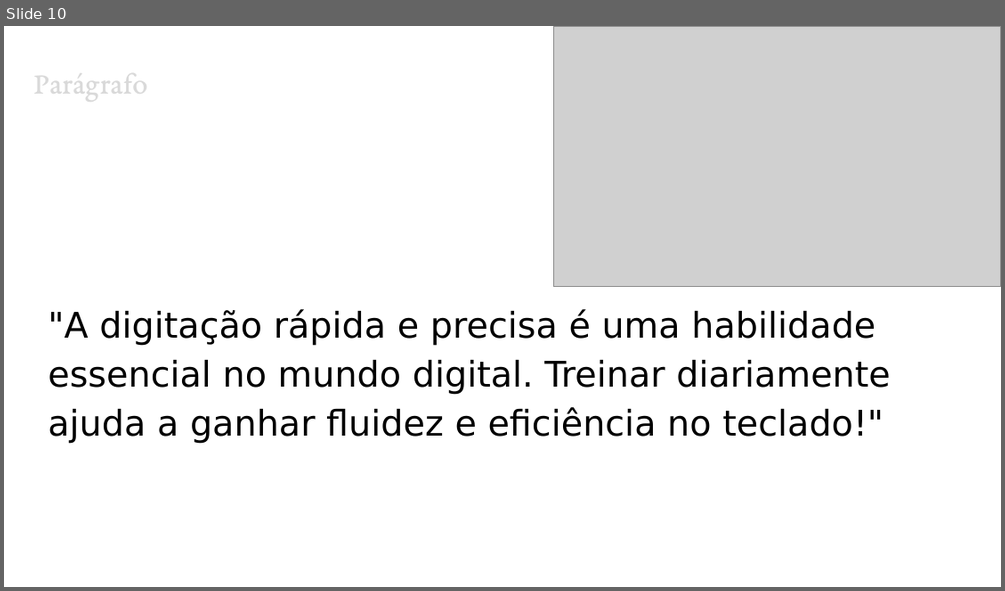
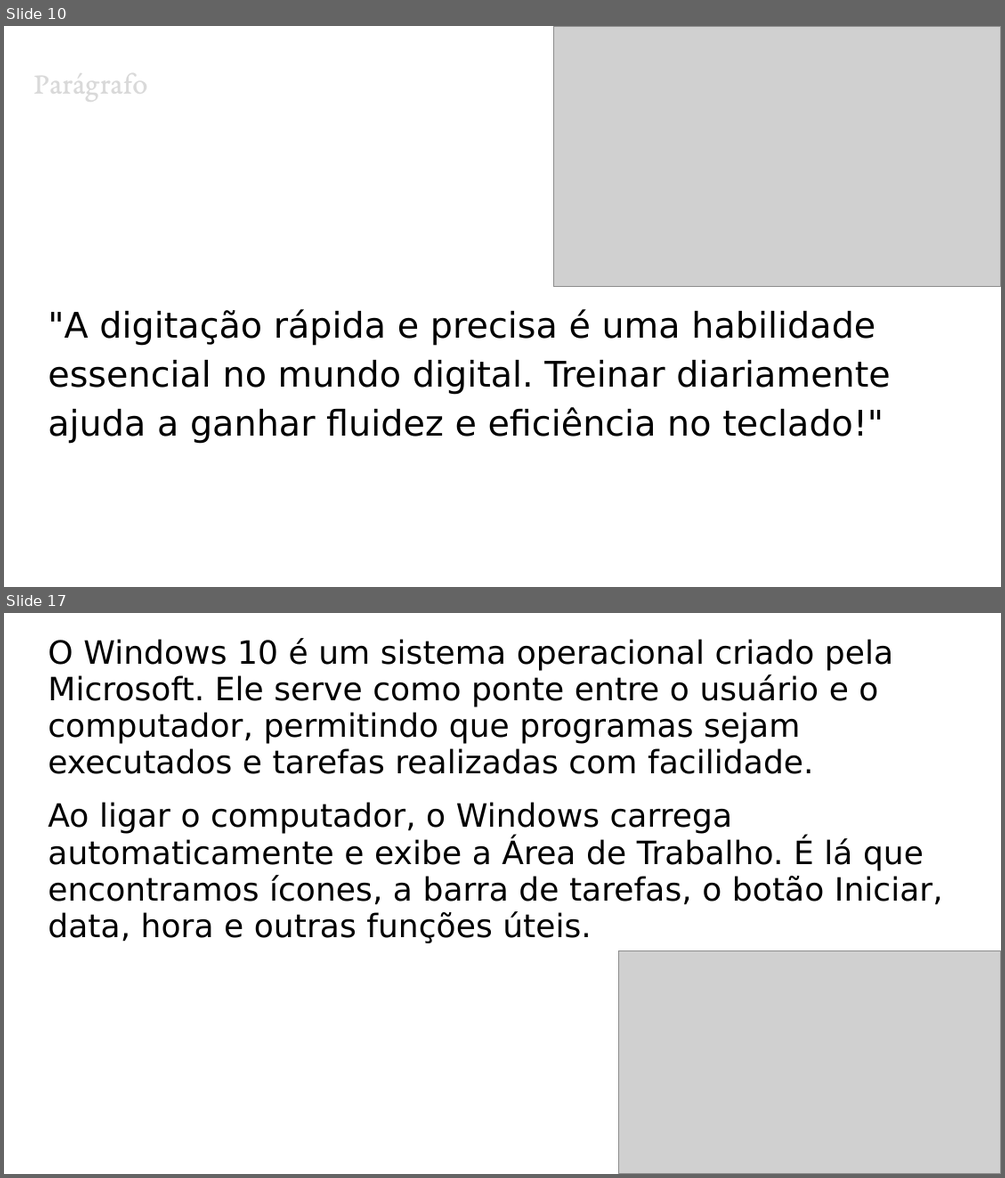
Before and after one commit to Eridhonson/professor, a slide deck: Windows/Windows - Aula 3 - Digitação no Teclado ABNT2.pptx. Shown one above the other, each under a label of ours: slide 10 before the commit, slides 10 and 17 after it; the slides between them are not shown. The pictures are 1005x591 and 1005x1178 pixels, drawn with LibreOffice and Linux fonts; fonts in the diff are those of the drawing; grey boxes stand for pictures. Boxes give left, top, right and bottom in pixels: in the first picture for what was removed or moved away, otherwise in the second. Text is boxed around its words. In the diff, an @@ line names an element or a change of style, - is before the commit and + after.

```diff
--- a/Windows/Windows - Aula 3 - Digitação no Teclado ABNT2.pptx
+++ b/Windows/Windows - Aula 3 - Digitação no Teclado ABNT2.pptx
@@ slide 17 added at (4,613,1001,1174), background #FFFFFF @@
@@ text added at (48,638,943,943), 23.2 pt, text #000000 @@
+O Windows 10 é um sistema operacional criado pela Microsoft. Ele serve como ponte entre o usuário e o computador, permitindo que programas sejam executados e tarefas realizadas com facilidade.
+Ao ligar o computador, o Windows carrega automaticamente e exibe a Área de Trabalho. É lá que encontramos ícones, a barra de tarefas, o botão Iniciar, data, hora e outras funções úteis.
@@ picture added at (619,951,1001,1173) @@
```
Also in this commit, not shown: 8 other slides added.
